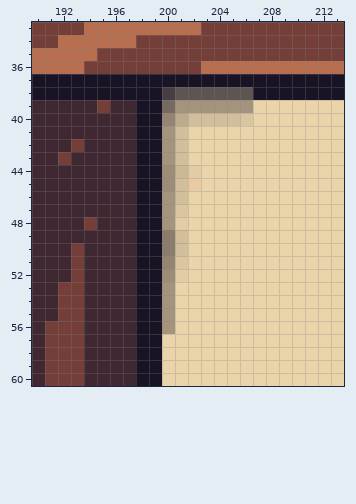
Edited in one commit: pixel-art file (Graphics/back_wallDecorations.aseprite). Above, as it was before the edit.
640x336 pixels, 1 frame. Colours within 5 levels of each other are drawn and written as one. Shown: x 190..213, y 33..60. The old version is drawn lined up with the new one, on the new canvas. The commit also changed other parts of the picture, which this record leaves out.
After the commit:
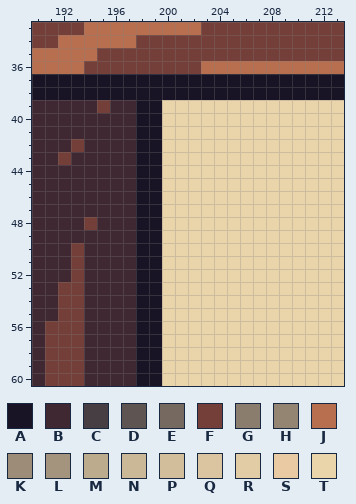
Palette (. is transparent): A #181425  B #3f2832  C #463e42  D #5e5451  E #756960  F #743f39  G #8b7d6e  H #948573  J #b86f50  K #9c8c78  L #a4947d  M #bdab8d  N #cbb896  P #d2be9b  Q #dac5a0  R #e2cca5  S #e9caa3  T #ead4aa
The edit:
canvas 640x336 -> 640x360, the old top-left corner now at 0,24
y 38: x 200..206 CDDDDDD -> AAAAAAA
y 39: x 200..206 ELLLLLL -> TTTTTTT
y 40: x 200..206 HMPPPPQ -> TTTTTTT
y 41..43: x 200..201 LP -> TT
y 44: x 200..202 KNR -> TTT
y 45: x 200..202 KPS -> TTT
y 46: x 200..201 LP -> TT
y 47: x 200..201 LQ -> TT
y 48: x 200..201 LR -> TT
y 49..50: x 200..201 GP -> TT
y 51: x 200..201 HQ -> TT
y 52: x 200..201 KR -> TT
y 53..56: x 200 L -> T
